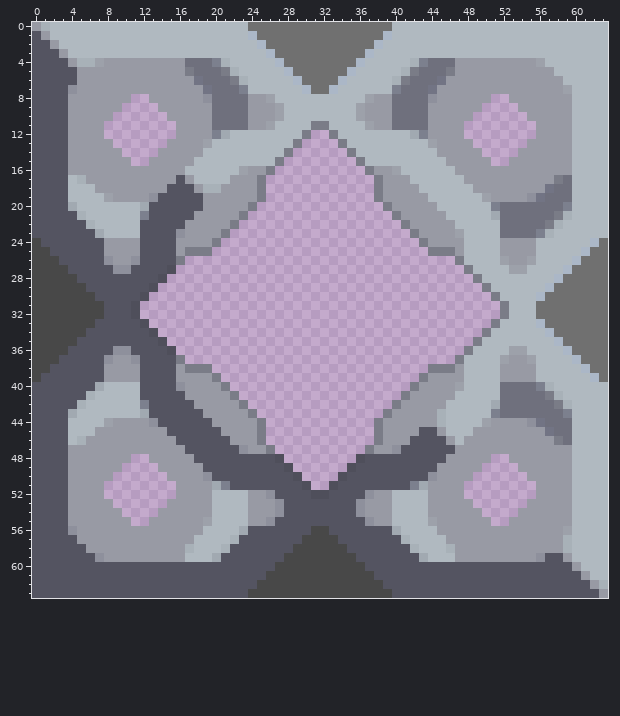
One commit to this pixel-art sprite: sprites/blocks/production/electric-boiler.png. That is the earlier state.
The file is 64x64 pixels. Colours within 5 levels of each other are drawn and written as one.
And afterwards:
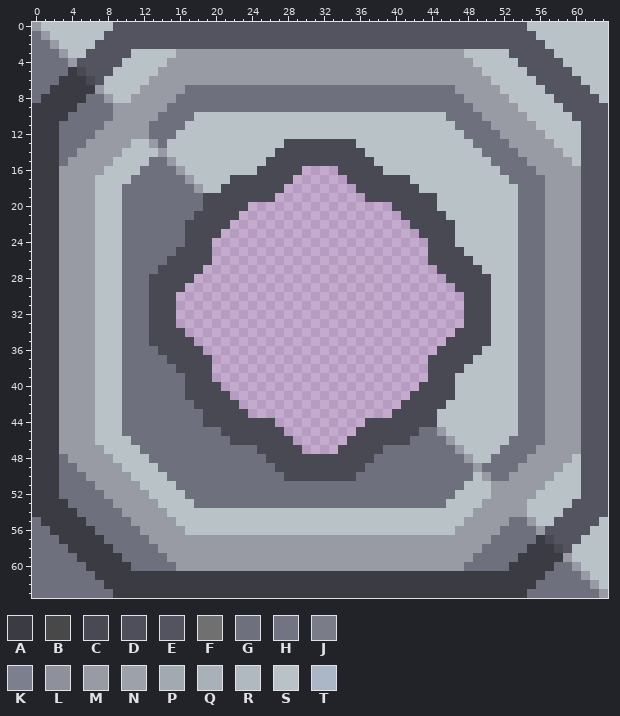
Palette (. is transparent): A #3a3b43  B #484848  C #484952  D #4f4f5b  E #545461  F #707070  G #6f707d  H #727484  J #7a7c87  K #7c808e  L #8e909c  M #989aa4  N #9da1aa  P #a1a9b1  Q #a8b1b8  R #b0b9c0  S #b9c3c7  T #abb7c7
Diff:
Changed rows in their new state; - is an unchanged pixel.
first column x 0:
 0 -SSSSSSSSEEEEEEEEEEEEEEEEEEEEEEEEEEEEEEEEEEEEEEEEEEEEEESSSSSSSSS
 1 G-SSSSSSEEEEEEEEEEEEEEEEEEEEEEEEEEEEEEEEEEEEEEEEEEEEEEEESSSSSSSS
 2 GG-SSSSEEEEEEEEEEEEEEEEEEEEEEEEEEEEEEEEEEEEEEEEEEEEEEEEEESSSSSSS
 3 GGG-SSEEEEESSSSSMMMMMMMMMMMMMMMMMMMMMMMMMMMMMMMMSSSSSEEEEESSSSSS
 4 GGGG-EEEEESSSSS--MMMMMMMMMMMMMMMMMMMMMMMMMMMMMM--SSSSSEEEEESSSSS
 5 GGGGACEEESSSSS---MMMMMMMMMMMMMMMMMMMMMMMMMMMMMM---SSSSSEEEEESSSS
 6 GGGAAACESSSSS-----MMMMMMMMMMMMMMMMMMMMMMMMMMMM-----SSSSSEEEEESSS
 7 GGAAAAA-SSSS-----GGG---GGGGGGGGGGGGGGGGGG---GGG-----SSSSSEEEEESS
 8 GAAAAAGG-SSMM---GGGG----GGGGGGGGGGGGGGGG----GGGG---MMSSSSSEEEEES
 9 AAAAAGGGG-MMMM-GGGGG----GGGGGGGGGGGGGGGG----GGGGG-MMMMSSSSSEEEEE
10 AAAAGGGGGMMMMMGGGGSSSSSSSSSSSSSSSSSSSSSSSSSSSSGGGGMMMMMSSSSSEEEE
11 AAAGGGGGMMMMMGGGGSSSSSSSSSSSSSSSSSSSSSSSSSSSSSSGGGGMMMMMSSSSSEEE
12 AAAGGGG-MMMMMGGGSSSSSSSSSSSSSSSSSSSSSSSSSSSSSSSSGGGGMMMM-SSSSEEE
13 AAAGGG---MMSSMGSSSSSSSSSSSSSCCCCCCCCSSSSSSSSSSSSSGGGGMM---SSSEEE
14 AAAGG-----SSSS-SSSSSSSSSSSSCCCCCCCCCCSSSSSSSSSSSSSGGGG-----SSEEE
15 AAAG-----SSSSGG-SSSSSSSSSSCCCCCCCCCCCCSSSSSSSSSSSSSGGGG-----SEEE
16 AAAM----SSSSGGGG-SSSSSSSSCCCCC----CCCCCSSSSSSSSSSSSSGGGG----MEEE
17 AAAMMM-SSSSGGGGGG-SSSSCCCCCCC------CCCCCCCSSSSSSSSSSSGGGG-MMMEEE
18 AAAMMMMSSSGGGGGGGG-SSCCCCCCC--------CCCCCCCSSSSSSSSSSSGGGMMMMEEE
19 AAAMMMMSSSGGGGGGGGGCCCCCCCC----------CCCCCCCCSSSSSSSSSGGGMMMMEEE
20 AAAMMMMSSSGGGGGGGGGCCCCC.--------------.CCCCCSSSSSSSSS---MMMMEEE
21 AAAMMMMSSSGGGGGGGGCCCCC.----------------.CCCCCSSSSSSSS---MMMMEEE
22 AAAMMMMSSSGGGGGGGCCCCC.------------------.CCCCCSSSSSSS---MMMMEEE
23 AAAMMMMSSSGGGGGGGCCCC.--------------------.CCCCSSSSSSS--GMMMMEEE
24 AAAMMMMSSSGGGGGGGCCC.----------------------.CCCSSSSSSSGGGMMMMEEE
25 AAAMMMMSSSGGGGGGCCCC------------------------CCCCSSSSSSGGGMMMMEEE
26 AAAMMMMSSSGGGGGCCCCC------------------------CCCCCSSSSSGGGMMMMEEE
27 AAAMMMMSSSGGGGCCCCC--------------------------CCCCCSSSSGGGMMMMEEE
28 AAAMMMMSSSGGGCCCCC----------------------------CCCCCSSSGGGMMMMEEE
29 AAAMMMMSSSGGGCCCC------------------------------CCCCSSSGGGMMMMEEE
30 AAAMMMMSSSGGGCCC--------------------------------CCCSSSGGGMMMMEEE
31 AAAMMMMSSSGGGCCC--------------------------------CCCSSSGGGMMMMEEE
32 AAAMMMMSSSGGGCCC--------------------------------CCCSSSGGGMMMMEEE
33 AAAMMMMSSSGGGCCC--------------------------------CCCSSSGGGMMMMEEE
34 AAAMMMMSSSGGGCCCC------------------------------CCCCSSSGGGMMMMEEE
35 AAAMMMMSSSGGGCCCCC----------------------------CCCCCSSSGGGMMMMEEE
36 AAAMMMMSSSGGGGCCCCC--------------------------CCCCCSSSSGGGMMMMEEE
37 AAAMMMMSSSGGGGGCCCCC------------------------CCCCCSSSSSGGGMMMMEEE
38 AAAMMMMSSSGGGGGGCCCC------------------------CCCCSSSSSSGGGMMMMEEE
39 AAAMMMMSSSGGGGGGGCCC.----------------------.CCCSSSSSSSGGGMMMMEEE
40 AAAMMMMSSSGGGGGGGCCCC.--------------------.CCCCSSSSSSS--GMMMMEEE
41 AAAMMMMSSSGGGGGGGCCCCC.------------------.CCCCCSSSSSSS---MMMMEEE
42 AAAMMMMSSSGGGGGGGGCCCCC.----------------.CCCCCSSSSSSSS---MMMMEEE
43 AAAMMMMSSSGGGGGGGGGCCCCC.--------------.CCCCCSSSSSSSSS---MMMMEEE
44 AAAMMMMSSSGGGGGGGGGCCCCCCCC----------CCCCCCCCSSSSSSSSSGGGMMMMEEE
45 AAAMMMMSSSGGGGGGGGGGGCCCCCCC--------CCCCCCCGG-SSSSSSSSGGGMMMMEEE
46 AAAMMM-SSSSGGGGGGGGGGGCCCCCCC------CCCCCCCGGGG-SSSSSSGGGG-MMMEEE
47 AAAM----SSSSGGGGGGGGGGGGGCCCCC----CCCCCGGGGGGGG-SSSSGGGG----MEEE
48 AAAG-----SSSSGGGGGGGGGGGGGCCCCCCCCCCCCGGGGGGGGGG-SSGGGG-----SEEE
49 AAAGG-----SSSSGGGGGGGGGGGGGCCCCCCCCCCGGGGGGGGGGGG-GGGG-----SSEEE
50 AAAGGG---MMSSSSGGGGGGGGGGGGGCCCCCCCCGGGGGGGGGGGGGSMGGMM---SSSEEE
51 AAAGGGG-MMMMSSSSGGGGGGGGGGGGGGGGGGGGGGGGGGGGGGGGSSSMMMMM-SSSSEEE
52 AAAGGGGGMMMMMSSSSGGGGGGGGGGGGGGGGGGGGGGGGGGGGGGSSSSMMMMMSSSSSEEE
53 AAAAGGGGGMMMMMSSSSGGGGGGGGGGGGGGGGGGGGGGGGGGGGSSSSMMMMMSSSSSEEEE
54 AAAAAGGGGGMMMM-SSSSSSSSSSSSSSSSSSSSSSSSSSSSSSSSSS-MMMM-SSSSEEEEE
55 GAAAAAGGGGGMM---SSSSSSSSSSSSSSSSSSSSSSSSSSSSSSSS---MMGG-SSEEEEES
56 GGAAAAAGGGGG-----SSSSSSSSSSSSSSSSSSSSSSSSSSSSSS-----GGGG-EEEEESS
57 GGGAAAAAGGGGG-----MMMMMMMMMMMMMMMMMMMMMMMMMMMM-----GGGGGACEEESSS
58 GGGGAAAAAGGGGG---MMMMMMMMMMMMMMMMMMMMMMMMMMMMMM---GGGGGAAACESSSS
59 GGGGGAAAAAGGGGG--MMMMMMMMMMMMMMMMMMMMMMMMMMMMMM--GGGGGAAAAA-SSSS
60 GGGGGGAAAAAGGGGGMMMMMMMMMMMMMMMMMMMMMMMMMMMMMMMMGGGGGAAAAAGG-SSS
61 GGGGGGGAAAAAAAAAAAAAAAAAAAAAAAAAAAAAAAAAAAAAAAAAAAAAAAAAAGGGG-SS
62 GGGGGGGGAAAAAAAAAAAAAAAAAAAAAAAAAAAAAAAAAAAAAAAAAAAAAAAAGGGGGG-S
63 GGGGGGGGGAAAAAAAAAAAAAAAAAAAAAAAAAAAAAAAAAAAAAAAAAAAAAAGGGGGGGG-
Where, in picture pixels (left, top, right, bottom), the same in both pictures:
changed: (32, 22, 608, 598)
